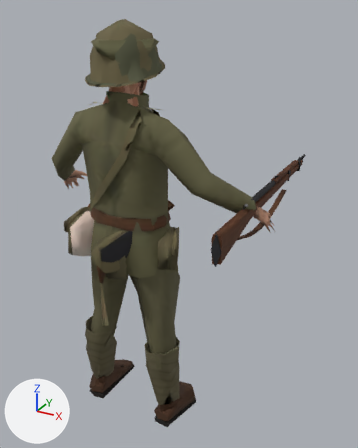
An edit to the glTF model assets/models/provisional/m01/characters/m01_soldier_pl_lod2.glb, drawn before and after from the same camera.
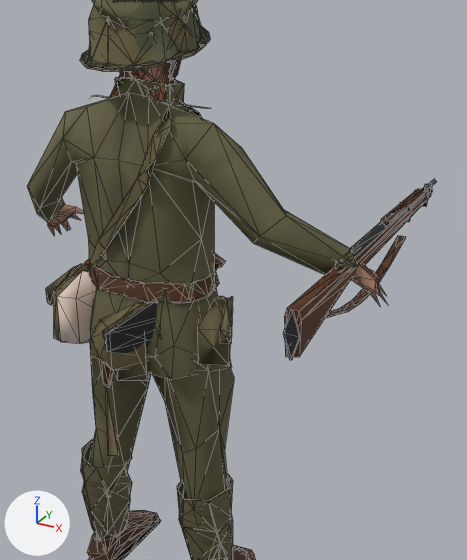
The first picture shows the older version from a camera (50 mm lens) standing at (1.137, -1.593, 1.841) and looking at (0.05, 0.382, 0.854). The close-ups show the older and then the newer version on the part from 10% to 91% of the width and 10% to 87% of the height of that picture. Only the edits that show in the close-ups are written down. Lighting does not change. The marker at lower left points along +X, +Y and +Z. The close-ups show mesh edges as thin lines. Vertices at exactly the same position are counted once.

The first close-up shows 'body', 'cap_wz37', 'gear', 'head_wrona', 'helmet_cover_wz31', 'helmet_wz31', 'rifle', 'sapper' and 4 more.
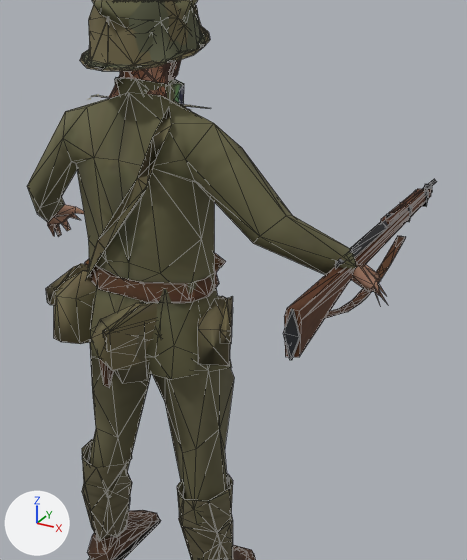
Pixel boxes (x1, y1, x2, y2) of what changed, in the close-ups (467 x 560 px; the box of a moved part takes in the faces that stretch with it):
'gear', reshaped (21% shorter): before (46, 100, 226, 456); after (46, 108, 226, 388)
'head_wrona', reshaped (mostly hidden): before (130, 63, 171, 100); after (109, 63, 172, 97)
part 1 of me_body, moved or reshaped: (47, 79, 380, 560) in both
part 2 of me_body, surface changed: (115, 78, 184, 105) in both
part 3 of me_head_wrona, moved or reshaped (mostly hidden): before (149, 63, 171, 100); after (109, 63, 172, 97)
part 4 of me_gear, deleted (brown): before (106, 387, 119, 456)
part 5 of me_gear, moved or reshaped: before (87, 100, 226, 385); after (86, 109, 226, 385)
part 6 of me_gear, surface changed: (54, 271, 157, 354) in both

What the commit changed:
me_body is used by ob_body; location (0.0, 0.0, 0.0).
me_body had 494 vertices, 917 faces and spanned x -0.56..0.56, y -0.12..0.37, z 0.0..1.55.
me_body now has 494 vertices, 916 faces and spans x -0.56..0.56, y -0.12..0.37, z 0.0..1.55.
Part 1, on me_body:
18 vertices are removed from x -0.53..0.55, y -0.06..0.27, z 0.03..1.52.
125 faces are deleted.
4 vertices move from x 0.0..0.25, y -0.03..0.0, z 0.09..0.79 to x 0.0..0.24, y 0.0..0.02, z 0.12..0.76.
18 vertices are added at x -0.56..0.54, y -0.02..0.31, z 0.01..1.52.
124 new faces join them.
me_body part 2: 33 kept faces spanning x -0.08..0.08, y -0.03..0.17, z 1.47..1.55 get new texture (UV) coordinates.
me_head_wrona is used by ob_head_wrona; location (0.0, 0.0, 0.0).
me_head_wrona had 191 vertices, 344 faces and spanned x -0.09..0.09, y -0.045..0.17, z 1.473..1.755.
me_head_wrona now has 190 vertices, 343 faces and spans x -0.09..0.09, y -0.045..0.17, z 1.473..1.755.
Part 3, on me_head_wrona:
22 vertices are removed from x -0.087..0.081, y -0.023..0.151, z 1.498..1.674.
130 faces are deleted.
2 vertices move from x -0.027..-0.006, y 0.098..0.134, z 1.523..1.542 to x -0.014..-0.013, y 0.109..0.132, z 1.517..1.547.
21 vertices are added at x -0.088..0.082, y -0.019..0.132, z 1.494..1.674.
129 new faces join them.
me_gear is used by ob_gear; location (0.0, 0.0, 0.0).
me_gear had 128 vertices, 203 faces and spanned x -0.24..0.158, y -0.216..0.194, z 0.502..1.503.
me_gear now has 125 vertices, 202 faces and spans x -0.24..0.158, y -0.216..0.194, z 0.732..1.493.
me_gear part 4: the loose piece of 4 vertices spanning x -0.085..-0.058, y -0.113..-0.087, z 0.502..0.742 is deleted.
Part 5, on me_gear:
12 vertices are removed from x -0.174..0.137, y -0.148..0.17, z 0.792..1.503.
59 faces are deleted.
5 vertices move from x -0.156..0.098, y -0.132..0.189, z 0.828..1.054 to x -0.168..0.11, y -0.132..0.189, z 0.936..1.04.
13 vertices are added at x -0.174..0.13, y -0.167..0.17, z 0.792..1.438.
62 new faces join them.
me_gear part 6: 44 kept faces spanning x -0.231..0.137, y -0.21..0.066, z 0.812..1.032 get new texture (UV) coordinates.
